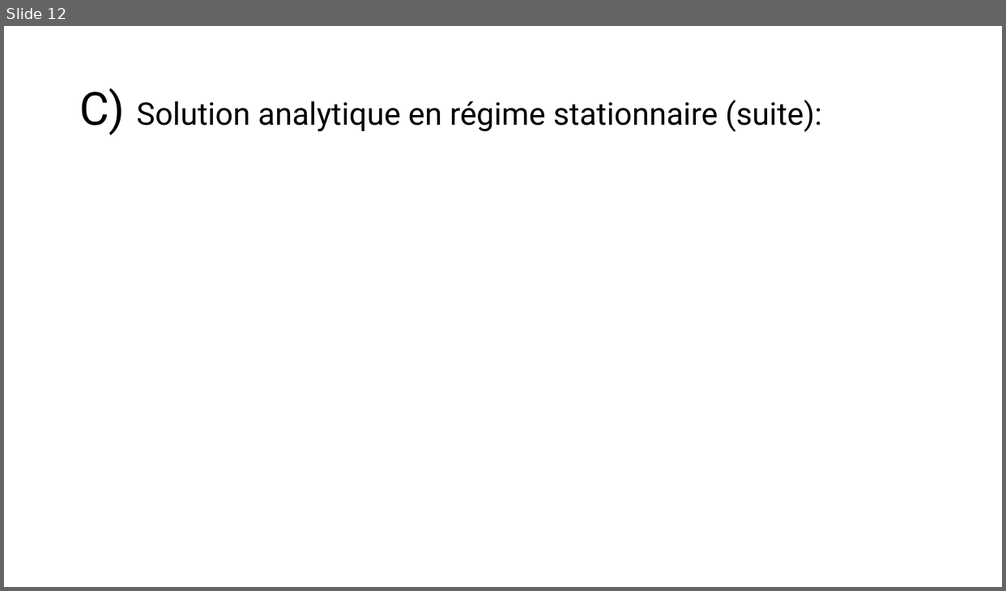
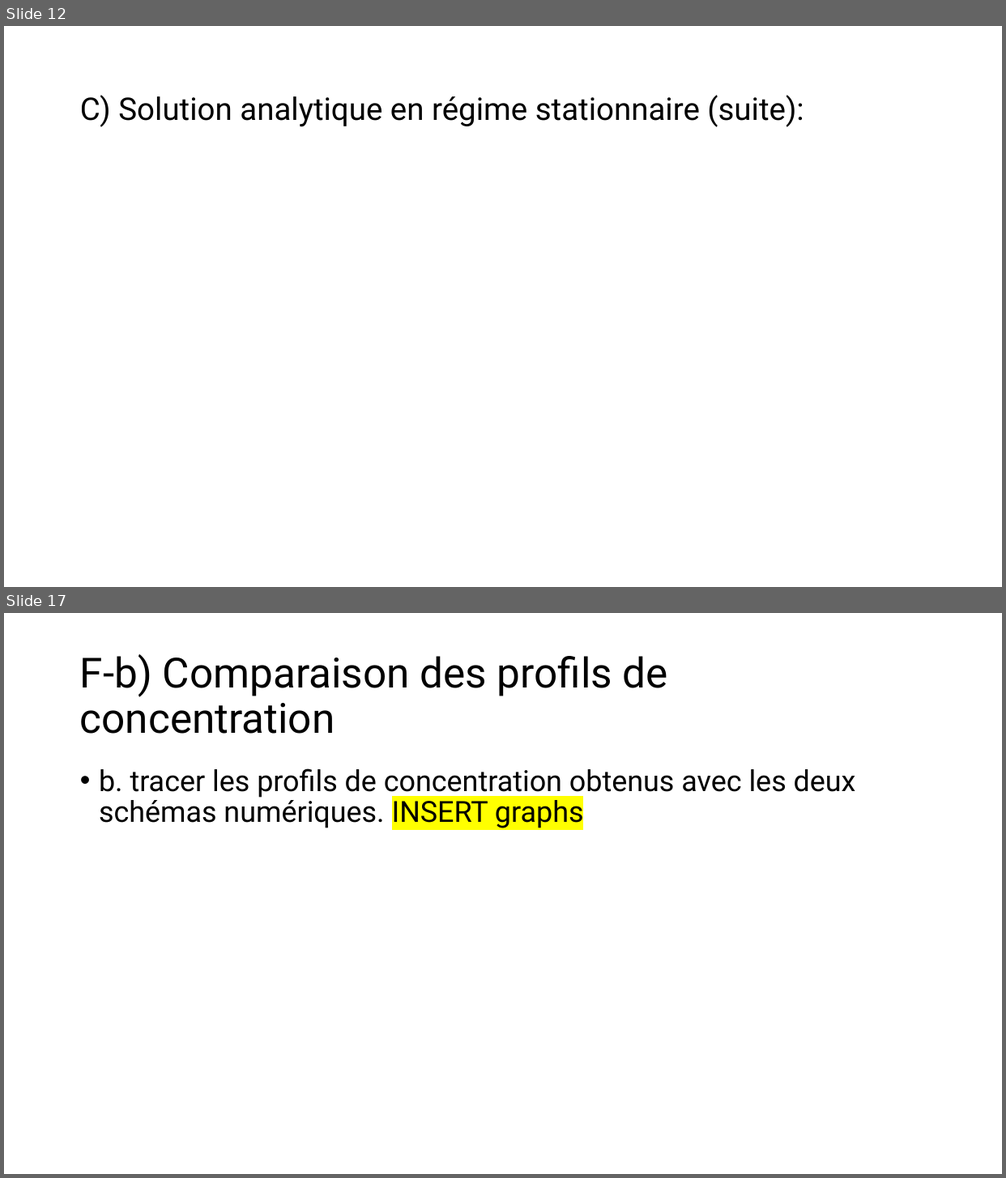
Before and after one commit to mehdibendaya/MEC8211-DEV1, a slide deck: Devoir_1.pptx. Shown one above the other, each under a label of ours: slide 12 before the commit, slides 12 and 17 after it; the slides between them are not shown. The pictures are 1006x591 and 1006x1178 pixels, drawn with LibreOffice and Linux fonts; fonts in the diff are those of the drawing; grey boxes stand for pictures. Boxes give left, top, right and bottom in pixels: in the first picture for what was removed or moved away, otherwise in the second. Text is boxed around its words. In the diff, an @@ line names an element or a change of style, - is before the commit and + after.

```diff
--- a/Devoir_1.pptx
+++ b/Devoir_1.pptx
@@ slide 17 added at bbox=[4, 613, 1002, 1174], background #FFFFFF @@
@@ title added at bbox=[80, 654, 668, 734], 40 pt, text #000000 @@
+F-b) Comparaison des profils de concentration
@@ text added at bbox=[99, 769, 856, 829], 28 pt, text #000000 @@
+• b. tracer les profils de concentration obtenus avec les deux schémas numériques. INSERT graphs
@@ slide 12 changed as well @@
@@ title "C) Solution analytique en régime ..." at bbox=[80, 95, 803, 127]: size 44 to 30 pt in "C)" @@
```
Also in this commit, not shown: 11 other slides changed, 5 other slides added.
